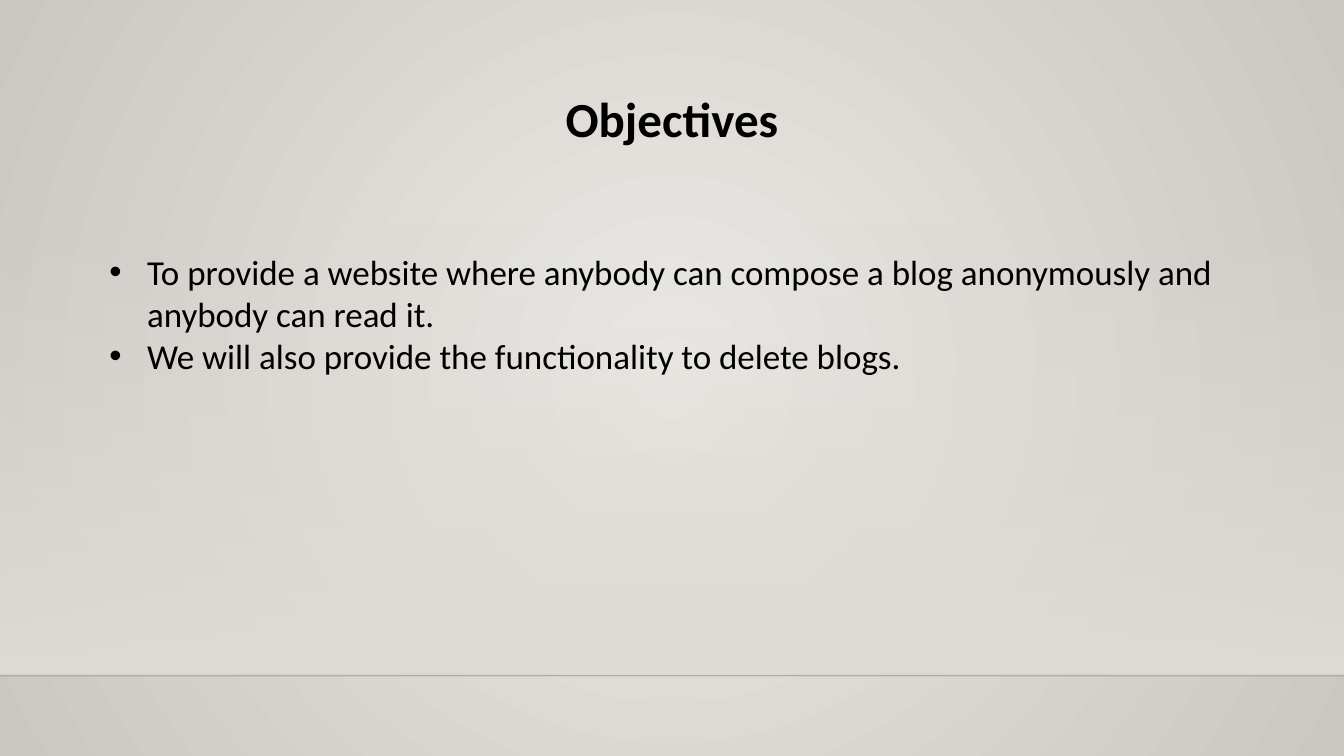
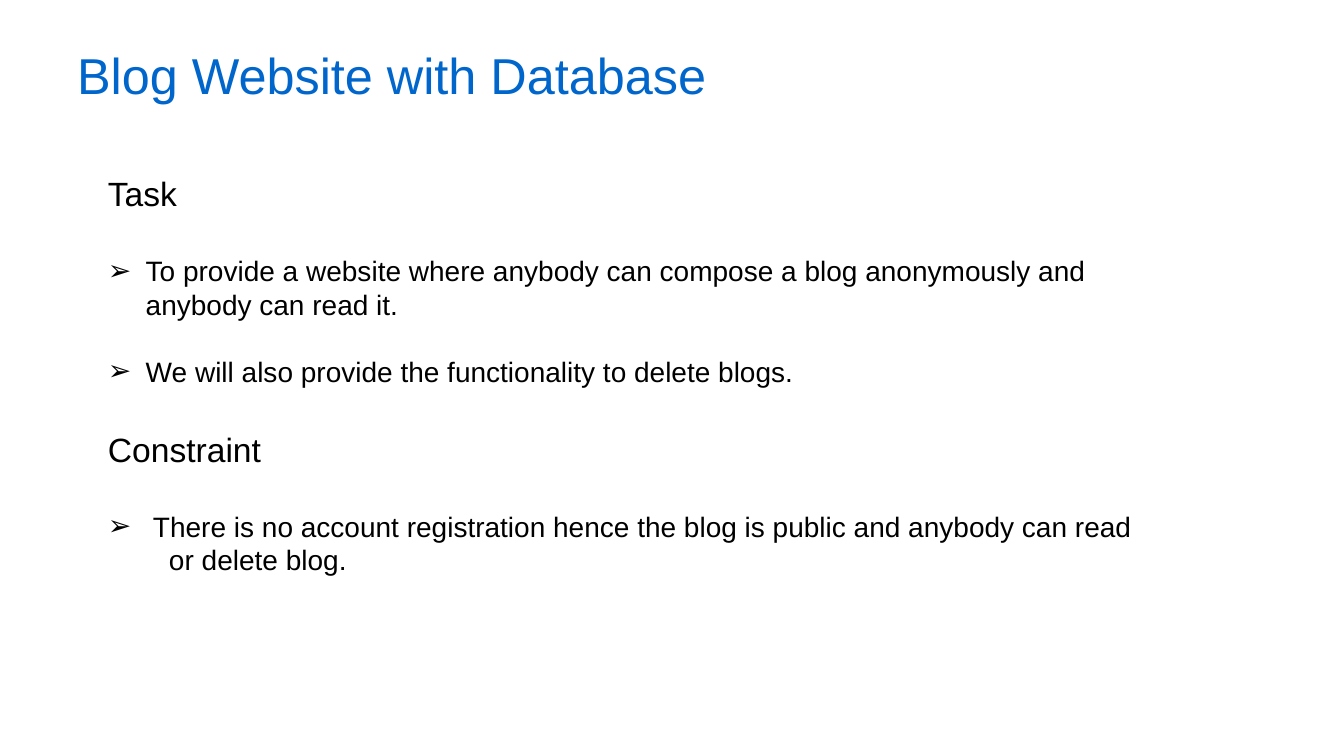
Before and after one commit to Akashdeep-Soni/college-work, a slide deck: slide 8 of College Project/Blog Website with Database/Mini Project Presentation.pptx (slide 3 before the commit). Drawn at 1344x756 pixels with LibreOffice and Linux fonts; fonts in the diff are those of the drawing; background and template pictures are left out. Boxes give left, top, right and bottom in pixels: in the first picture for what was removed or moved away, otherwise in the second. Text is boxed around its words. In the diff, an @@ line names an element or a change of style, - is before the commit and + after.

```diff
--- a/College Project/Blog Website with Database/Mini Project Presentation.pptx
+++ b/College Project/Blog Website with Database/Mini Project Presentation.pptx
@@ background gradient #ECEAE7 to #CAC7C1 to picture (left out) @@
@@ title added at <box>77,57,706,104</box>, 36 pt, text #0066CC @@
+Blog Website with Database
@@ text removed at <box>566,102,779,146</box> @@
-Objectives
@@ text "Task": place and size @@
-text "Task" at <box>147,260,1211,375</box>
+text "Task" at <box>108,181,1131,575</box>
@@ text at <box>108,181,177,207</box>: paragraph added @@
+Task
@@ rectangle removed at <box>0,223,1344,676</box> @@
@@ text at <box>146,260,1085,387</box>: size 25 to 20 pt, font Calibri to Arial in "To provide a website where anybody can ...", "We will also provide the functionality to ..."; bullet • to ➢ @@
@@ text at <box>108,437,1131,575</box>: paragraphs added @@
+Constraint
+➢ There is no account registration hence the blog is public and anybody can read or delete blog.
@@ line removed from (0, 676) to (1344, 676) @@
```
Also in this commit, not shown: 4 other slides changed, 12 slides added, 2 slides removed.
